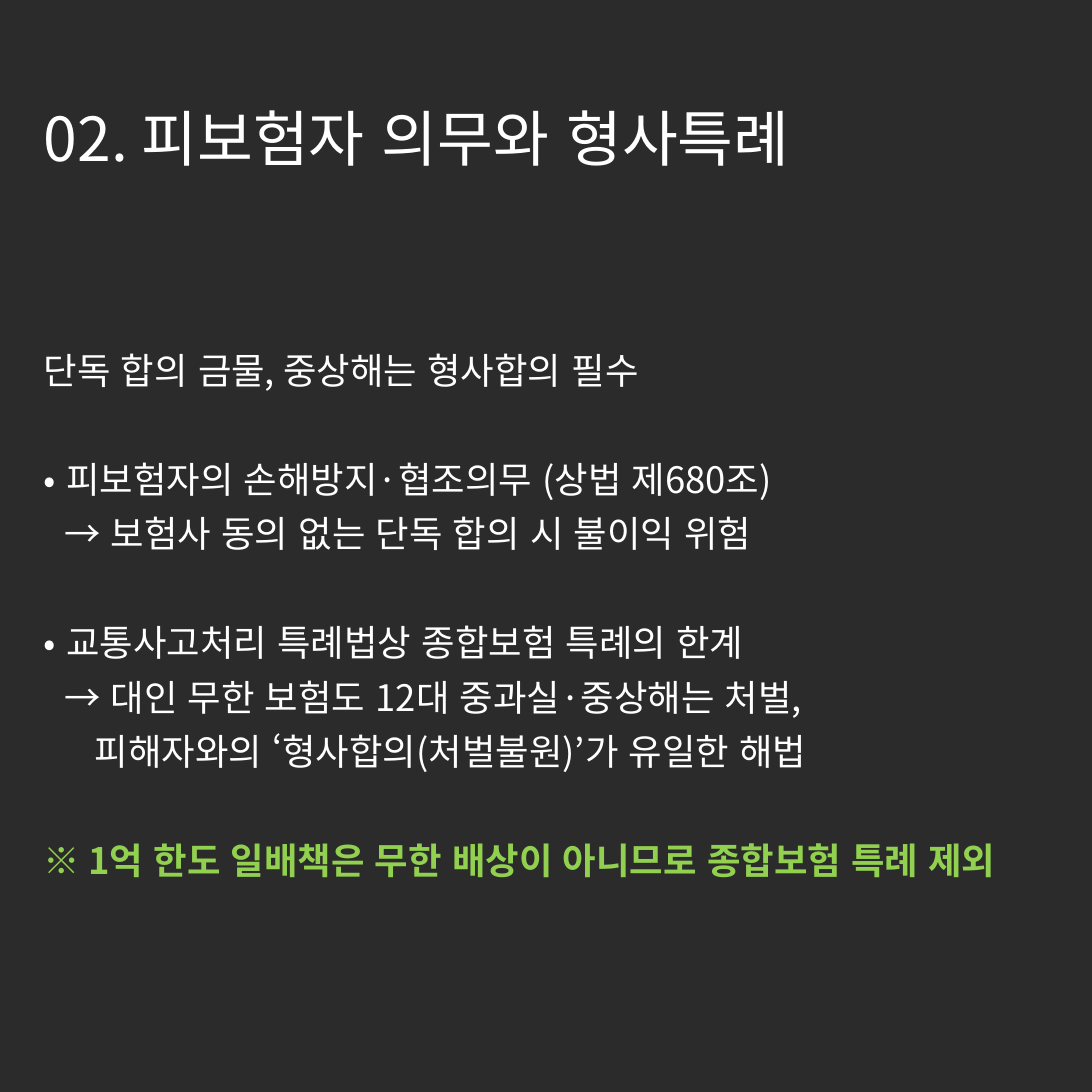
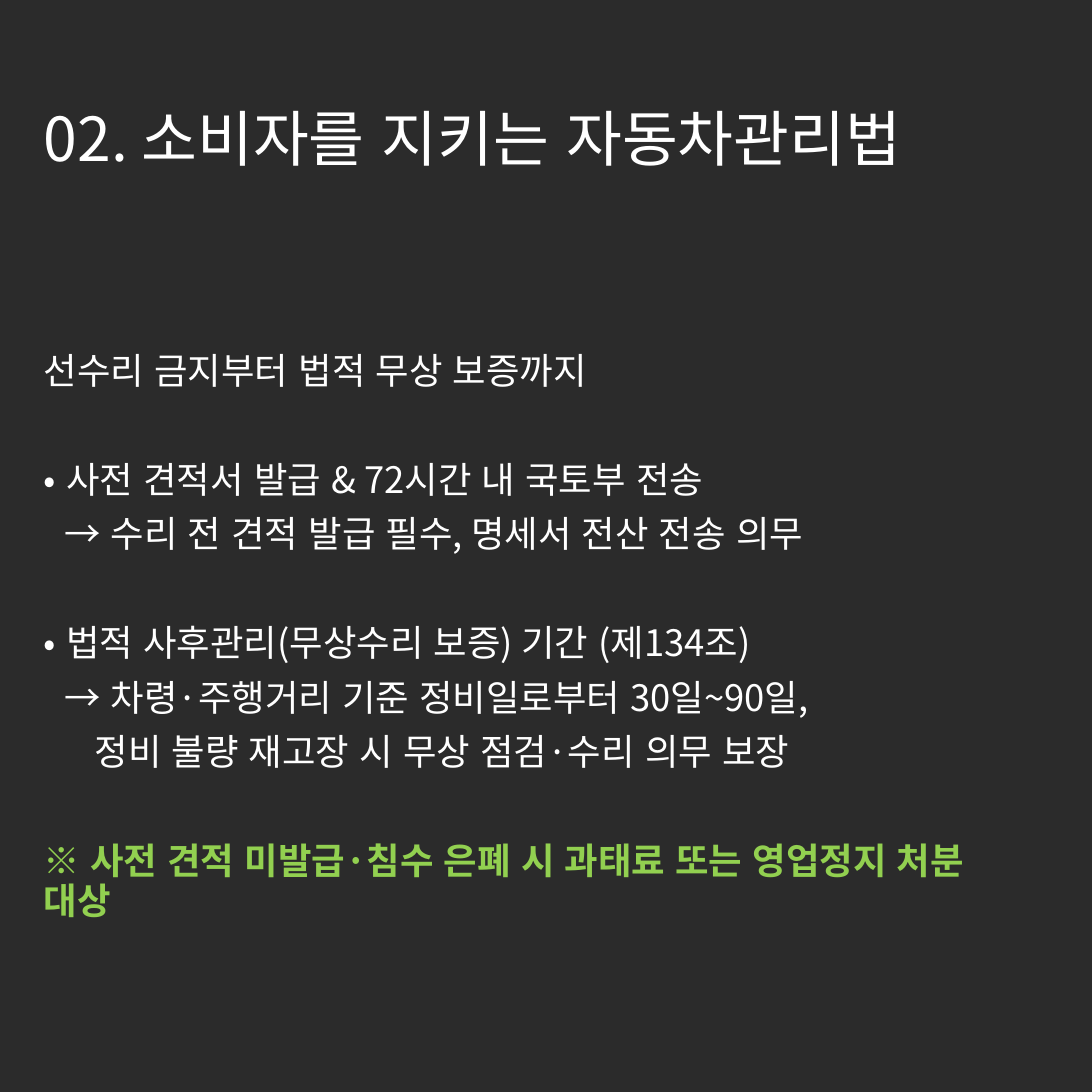
Before and after one commit to tladjuster00000029/brunch-SNS--auto, a slide deck: slide 3 of posts/images/generated_cards.pptx. Drawn at 1092x1092 pixels with LibreOffice and Linux fonts; fonts in the diff are those of the drawing; background and template pictures are left out; a plain dark background stands for a picture behind light text. Boxes give left, top, right and bottom in pixels: in the first picture for what was removed or moved away, otherwise in the second. Text is boxed around its words. In the diff, an @@ line names an element or a change of style, - is before the commit and + after.

```diff
--- a/posts/images/generated_cards.pptx
+++ b/posts/images/generated_cards.pptx
@@ title at (x1=44, y1=111, x2=901, y2=166): text changed @@
-02. 피보험자 의무와 형사특례
+02. 소비자를 지키는 자동차관리법
@@ subtitle at (x1=44, y1=354, x2=964, y2=917): text changed @@
-단독 합의 금물, 중상해는 형사합의 필수
-• 피보험자의 손해방지·협조의무 (상법 제680조)
-→ 보험사 동의 없는 단독 합의 시 불이익 위험
-• 교통사고처리 특례법상 종합보험 특례의 한계
-→ 대인 무한 보험도 12대 중과실·중상해는 처벌,
-피해자와의 ‘형사합의(처벌불원)’가 유일한 해법
-※ 1억 한도 일배책은 무한 배상이 아니므로 종합보험 특례 제외
+선수리 금지부터 법적 무상 보증까지
+• 사전 견적서 발급 & 72시간 내 국토부 전송
+→ 수리 전 견적 발급 필수, 명세서 전산 전송 의무
+• 법적 사후관리(무상수리 보증) 기간 (제134조)
+→ 차령·주행거리 기준 정비일로부터 30일~90일,
+정비 불량 재고장 시 무상 점검·수리 의무 보장
+※ 사전 견적 미발급·침수 은폐 시 과태료 또는 영업정지 처분 대상
```
Also in this commit, not shown: 3 other slides changed, 1 slide added, 1 slide removed, 7 other files.
